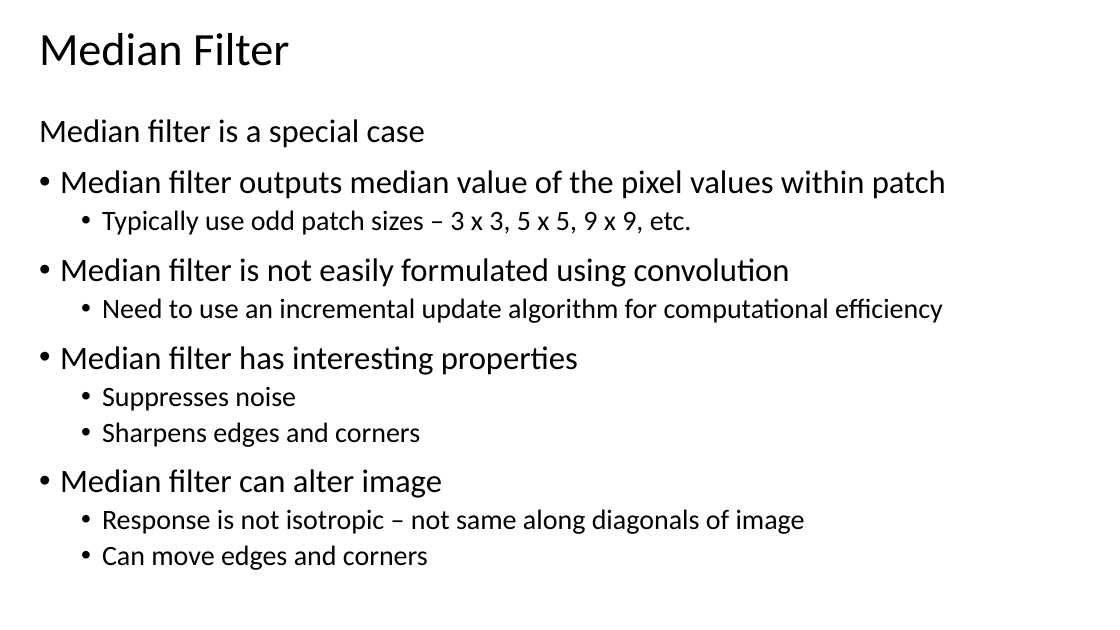
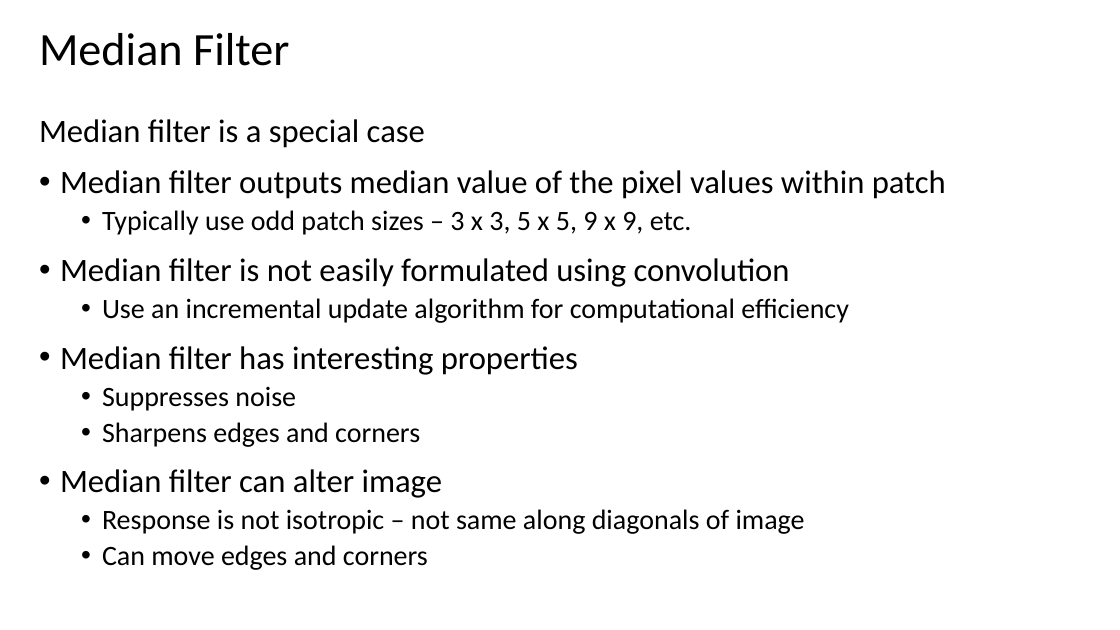
Before and after one commit to StephenElston/CSCI-E25, a slide deck: slide 27 of Slides/2_ConvolutionFilterig.pptx. Drawn at 1120x630 pixels with LibreOffice and Linux fonts; fonts in the diff are those of the drawing. Boxes give left, top, right and bottom in pixels: in the first picture for what was removed or moved away, otherwise in the second. Text is boxed around its words. In the diff, an @@ line names an element or a change of style, - is before the commit and + after.

```diff
--- a/Slides/2_ConvolutionFilterig.pptx
+++ b/Slides/2_ConvolutionFilterig.pptx
@@ text at box(102, 298, 849, 323): text changed @@
-  • Need to use an incremental update algorithm for computational efficiency
+  • Use an incremental update algorithm for computational efficiency
```
Also in this commit, not shown: 9 other slides changed.
